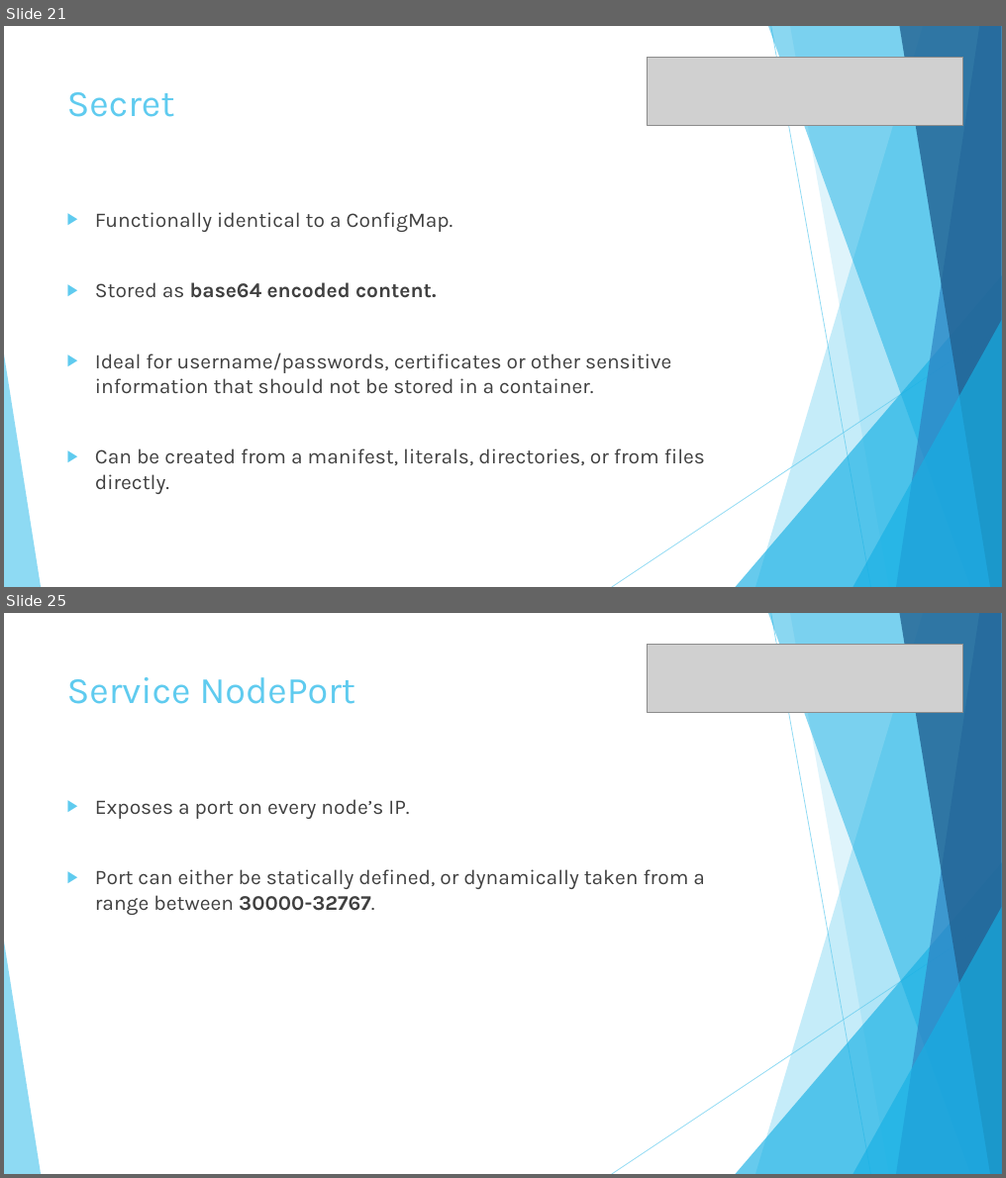
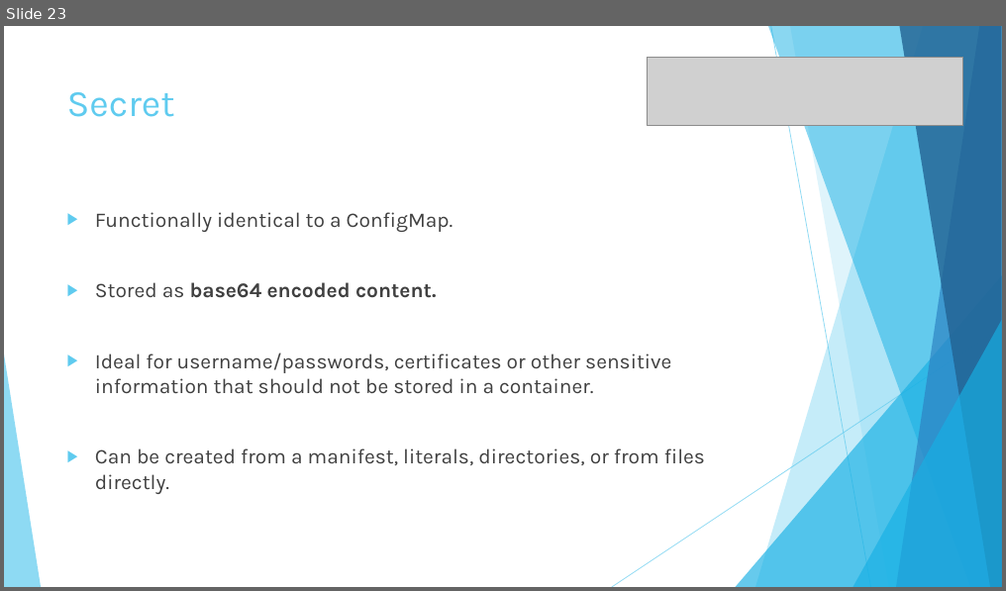
Before and after one commit to fsforza/kubernetes-demo, a slide deck: slides/kube-demo.pptx. Shown one above the other, each under a label of ours: slides 21 and 25 before the commit, slide 23 after it; the slides between them are not shown. The pictures are 1006x1178 and 1006x591 pixels, drawn with LibreOffice and Linux fonts; fonts in the diff are those of the drawing; grey boxes stand for pictures. Boxes give left, top, right and bottom in pixels: in the first picture for what was removed or moved away, otherwise in the second. Text is boxed around its words. In the diff, an @@ line names an element or a change of style, - is before the commit and + after.

```diff
--- a/slides/kube-demo.pptx
+++ b/slides/kube-demo.pptx
@@ slide 25 removed at [4, 613, 1002, 1174], background #FFFFFF; not listed: 10 template elements that a slide beside it also shows @@
@@ picture removed at [647, 644, 963, 712] @@
@@ title removed at [67, 677, 356, 704] @@
-Service NodePort
@@ text removed at [95, 799, 705, 915] @@
-▶ Exposes a port on every node’s IP.
-▶ Port can either be statically defined, or dynamically taken from a range between 30000-32767.
@@ what was slide 21 is now slide 23 @@
```
Also in this commit, not shown: 9 slides changed, 4 slides added, 2 other slides removed.
